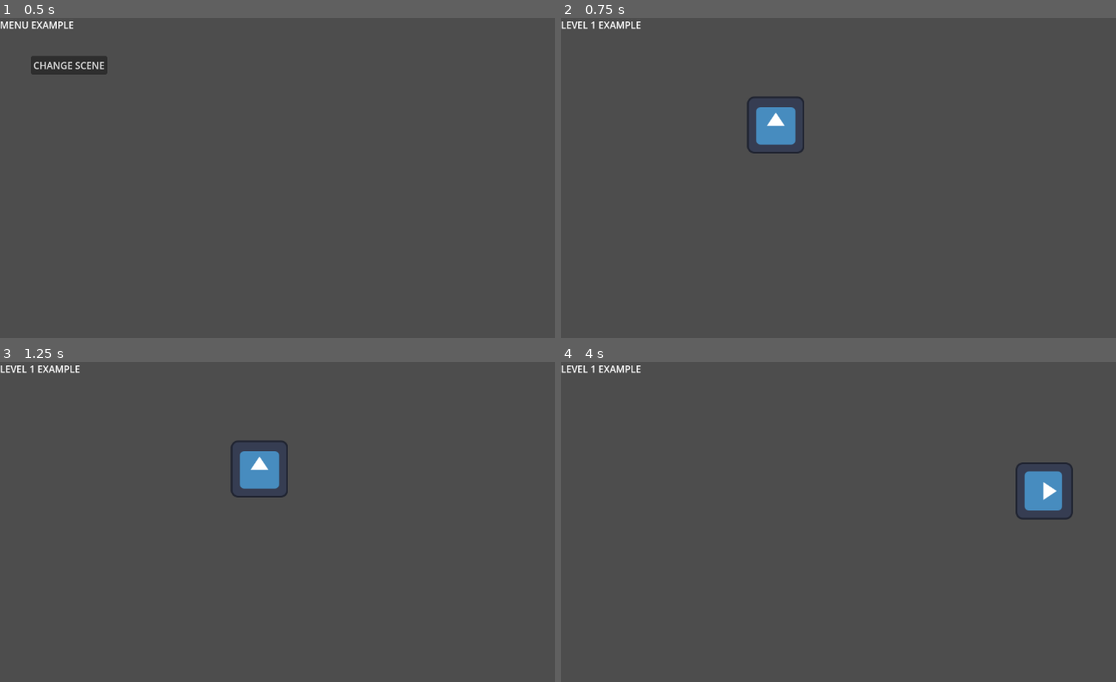
Above: before the commit, frames 1-4 (two rows, left to right).
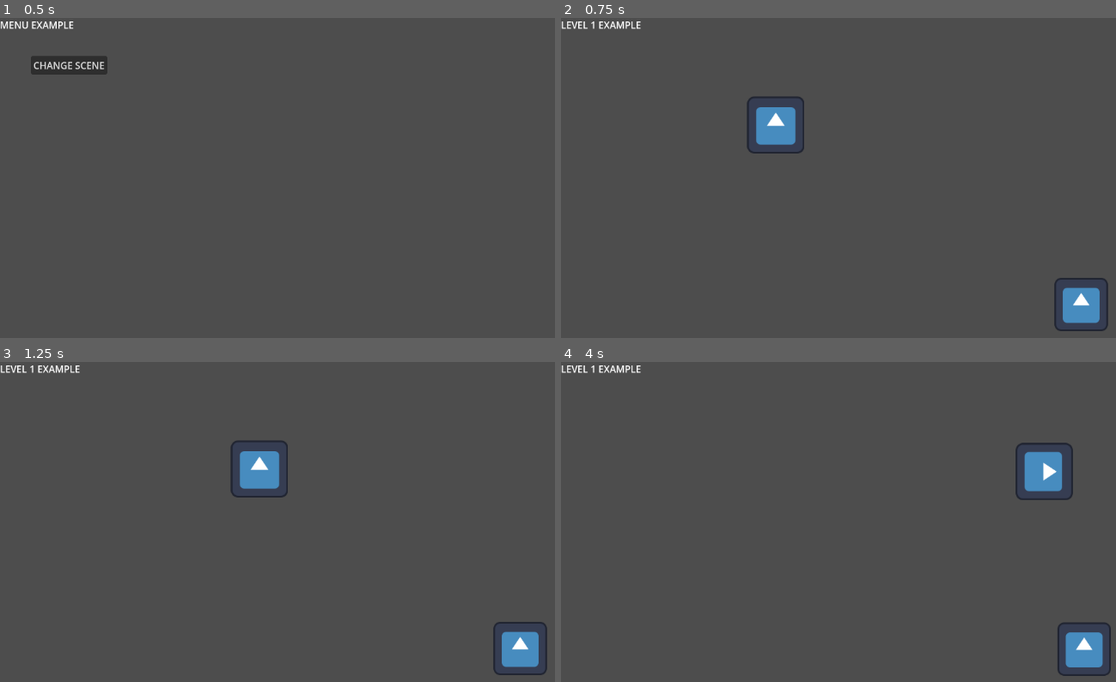
Above: after the commit, the same moments.

Repository: Quackstir/Game-Jam
Game: Godot game, scene res://Common/SceneManager/SceneManager.tscn
Two runs of this game, one before a commit and one after it. Both use one fixed random seed, a clock stepped at 60 frames per second and the inputs below. The engine's default icon, where the game draws it, is replaced by a stand-in: a white triangle on a blue panel in a dark square.
Inputs:
- Up to frame 1 (0.5 s): no input
- Up to frame 2 (0.75 s): click "CHANGE SCENE" at 0.5 s
- Up to frame 3 (1.25 s): no input
- Up to frame 4 (4 s): hold D (move_right) 1.28-2.03 s; hold Q (activate_mask) 1.28-2.03 s; hold S (move_down) 2.03-2.78 s; tap E (interact) at 2.1, 3.6 s; hold D (move_right) 2.78-3.53 s; hold Q (activate_mask) 2.78-3.53 s; hold W (move_up) from 3.53 s (still down)

Frame 1 is identical in both runs. In frame 2, 1.0% of the frame differs, in the area x 88-99%, y 81-98%; in frame 3, 1.0%; in frame 4, 2.2%, in the area x 81-100%, y 25-99%.

Commit message:
Guard slow turn on patrol

Diff:
--- a/Global Game Jam 2026/GlobalGameJam2026/Common/SceneManager/SceneManager.tscn
+++ b/Global Game Jam 2026/GlobalGameJam2026/Common/SceneManager/SceneManager.tscn
@@ -2,10 +2,10 @@
 
 [ext_resource type="Script" uid="uid://dxvt1hjftc4hl" path="res://Common/SceneManager/scene_manager.gd" id="1_1jswr"]
 
-[node name="SceneManager" type="Node" unique_id=1606874128 node_paths=PackedStringArray("level", "hud")]
+[node name="SceneManager" type="Node" unique_id=1606874128 node_paths=PackedStringArray("levels", "huds")]
 script = ExtResource("1_1jswr")
-level = NodePath("Level")
-hud = NodePath("HUD")
+levels = NodePath("Level")
+huds = NodePath("HUD")
 
 [node name="Level" type="Node2D" parent="." unique_id=1695452954]
 
--- a/Global Game Jam 2026/GlobalGameJam2026/Common/SceneManager/scene_manager.gd
+++ b/Global Game Jam 2026/GlobalGameJam2026/Common/SceneManager/scene_manager.gd
@@ -1,11 +1,11 @@
 class_name SceneManager
 extends Node
 
-@export var level: Node2D
-@export var hud: Control
+@export var levels: Node2D
+@export var huds: Control
 
-var current_level
-var current_hud
+var _current_level
+var _current_hud
 
 func _ready():
 	Global.scene_manager = self
@@ -15,37 +15,40 @@
 		keep_running: bool = false):
 
 	# Deal with the current level
-	if current_level:
+	if _current_level:
 		if delete:
-			current_level.queue_free() # Remove level entirely
+			_current_level.queue_free() # Remove level entirely
 		elif keep_running:
-			current_level.visible = false # Keep level running in background
+			_current_level.visible = false # Keep level running in background
 		else:
-			level.remove_child(current_level) # Only keeps level in memory
+			levels.remove_child(_current_level) # Only keeps level in memory
 
 	# switch to the new level
 	var new = load(new_level).instantiate()
-	level.add_child(new)
-	current_level = new
+	levels.add_child(new)
+	_current_level = new
 
 func change_hud_scene(new_hud: String, delete: bool = true,
 		keep_running: bool = false):
 
-	# Deal with the current level
-	if current_hud:
+	# Deal with the current hud
+	if _current_hud:
 		if delete:
-			current_hud.queue_free()
+			_current_hud.queue_free()
 		elif keep_running:
-			current_hud.visible = false # Keep level running in background
+			_current_hud.visible = false # Keep hud running in background
 		else:
-			hud.remove_child(current_hud) # Only keeps level in memory
+			huds.remove_child(_current_hud) # Only keeps hud in memory
 
-	# switch to the new level
+	# switch to the new hud
 	var new = load(new_hud).instantiate()
-	hud.add_child(new)
-	current_hud = new
+	huds.add_child(new)
+	_current_hud = new
+
+func get_current_level() -> Node2D:
+	return levels.get_child(0)
 
 func _boot_up_splash_screen():
 	var splash = load("res://Levels/CarlosTest/CarlosTestMenu.tscn").instantiate()
-	level.add_child(splash)
-	current_level = splash
+	levels.add_child(splash)
+	_current_level = splash
--- a/Global Game Jam 2026/GlobalGameJam2026/Levels/CarlosTest/CarlosTestLevel.tscn
+++ b/Global Game Jam 2026/GlobalGameJam2026/Levels/CarlosTest/CarlosTestLevel.tscn
@@ -1,6 +1,8 @@
 [gd_scene format=3 uid="uid://cossgt14y3mx0"]
 
 [ext_resource type="PackedScene" uid="uid://gsyphhdvtm5y" path="res://NPCs/Enemy/Guards/basic_guard.tscn" id="1_s2tio"]
+[ext_resource type="PackedScene" uid="uid://b1ofadrugnxnw" path="res://Player/Scenes/player_character.tscn" id="2_r7pay"]
+[ext_resource type="Texture2D" uid="uid://4q335xxs2p" path="res://icon.svg" id="3_1wiik"]
 
 [sub_resource type="Curve2D" id="Curve2D_s2tio"]
 _data = {
@@ -27,7 +29,16 @@
 
 [node name="PathFollow2D" type="PathFollow2D" parent="Path2D" unique_id=505639046]
 position = Vector2(333, 180)
+rotates = false
 
 [node name="BasicGuard" parent="Path2D/PathFollow2D" unique_id=1977318214 node_paths=PackedStringArray("patrol_path", "path_follow") instance=ExtResource("1_s2tio")]
+current_dir = 2
 patrol_path = NodePath("../..")
 path_follow = NodePath("..")
+
+[node name="PlayerCharacter" parent="." unique_id=23574427 instance=ExtResource("2_r7pay")]
+position = Vector2(873, 482)
+
+[node name="Sprite2D" type="Sprite2D" parent="PlayerCharacter" unique_id=1492197936]
+scale = Vector2(0.7, 0.7)
+texture = ExtResource("3_1wiik")
--- a/Global Game Jam 2026/GlobalGameJam2026/NPCs/Enemy/Guards/basic_guard.gd
+++ b/Global Game Jam 2026/GlobalGameJam2026/NPCs/Enemy/Guards/basic_guard.gd
@@ -4,32 +4,106 @@
 enum State{
 	IDLE,
 	PATROL,
+	PATROL_LOOK,
+	PATROL_TURN,
 	CHASE,
 	SEARCH,
 	RESET,
 }
 
+enum Dir{
+	NONE = -1,
+	UP,
+	LEFT,
+	RIGHT,
+	DOWN,
+}
+
 const PATROL_SPEED = 150
 const CHASE_SPEED = 250
+const TURN_SPEED = 5.0
 
+@export var current_dir: Dir = Dir.NONE
 @export var patrol_path: Path2D
 @export var path_follow: PathFollow2D
 
 var _current_state: State
-var _player_location: Vector2
-var _patrol_points: PackedVector2Array
-var _current_speed
+var _player_location: Vector2 # Last known player location
+var _waypoint: Area2D
+var _next_waypoint_index: int
+var _current_speed: int
+
+# local static variables
+var _turn_progress: float
+var _old_rotation: float
+var _goal_rotation: float
+var _turn_values_set: bool
 
 
 func _ready():
 	_current_state = State.PATROL
 	_player_location = Vector2.ZERO
-	if patrol_path:
-		_patrol_points = patrol_path.curve.get_baked_points()
+	_init_waypoint()
 	_current_speed = PATROL_SPEED
+	_turn_values_set = false
 
 
 func _process(delta):
+	_parent_waypoint_once()
 	match _current_state:
 		State.PATROL:
-			path_follow.progress += _current_speed * delta
+			_patrol(delta)
+		State.PATROL_TURN:
+			_turn_on_patrol(delta)
+
+
+func _init_waypoint():
+	_waypoint = find_child("WaypointArea")
+	_next_waypoint_index = 1
+	_waypoint.position = patrol_path.curve.get_point_position(_next_waypoint_index)
+	self.remove_child(_waypoint)
+
+
+func _parent_waypoint_once():
+	if not _waypoint.get_parent():
+		Global.scene_manager.get_current_level().add_child(_waypoint)
+
+
+func _patrol(delta):
+	path_follow.progress += _current_speed * delta
+
+func _turn_on_patrol(delta):
+	# set static local variables
+	if not _turn_values_set:
+		_turn_progress = 0.0
+		_old_rotation = global_rotation
+		_goal_rotation = get_angle_to(_waypoint.global_position) + global_rotation
+		_turn_values_set = true
+
+	# lerp rotation
+	global_rotation = lerp_angle(_old_rotation, _goal_rotation, _turn_progress)
+	_turn_progress += TURN_SPEED * delta
+	_turn_progress = clampf(_turn_progress, 0.0, 1.0)
+
+	# reset values when completed
+	if is_equal_approx(fposmod(global_rotation, TAU), fposmod(_goal_rotation, TAU)):
+		_turn_values_set = false
+		_change_state(State.PATROL)
+
+func _change_state(new_state):
+	_current_state = new_state
+
+
+# called when patrol checkpoint reached
+func _on_waypoint_finder_area_entered(area):
+	if (area != _waypoint):
+		pass
+	_move_waypoint()
+	_change_state(State.PATROL_TURN)
+
+
+func _move_waypoint():
+	_next_waypoint_index += 1
+	if _next_waypoint_index >= patrol_path.curve.point_count:
+		_next_waypoint_index = 1
+	_waypoint.position = patrol_path.curve.get_point_position(_next_waypoint_index)
--- a/Global Game Jam 2026/GlobalGameJam2026/NPCs/Enemy/Guards/basic_guard.tscn
+++ b/Global Game Jam 2026/GlobalGameJam2026/NPCs/Enemy/Guards/basic_guard.tscn
@@ -1,14 +1,18 @@
 [gd_scene format=3 uid="uid://gsyphhdvtm5y"]
 
 [ext_resource type="Script" uid="uid://clu3m8ip8r4lq" path="res://NPCs/Enemy/Guards/basic_guard.gd" id="1_blie3"]
+[ext_resource type="PackedScene" uid="uid://c8rp8inbmjeiw" path="res://NPCs/Enemy/Guards/waypoint_area.tscn" id="2_44dus"]
 [ext_resource type="Texture2D" uid="uid://4q335xxs2p" path="res://icon.svg" id="2_r47l6"]
 
 [sub_resource type="RectangleShape2D" id="RectangleShape2D_blie3"]
 
 [sub_resource type="CircleShape2D" id="CircleShape2D_r47l6"]
 
+[sub_resource type="CircleShape2D" id="CircleShape2D_44dus"]
+
 [node name="BasicGuard" type="CharacterBody2D" unique_id=1977318214]
 collision_layer = 2
+collision_mask = 3
 script = ExtResource("1_blie3")
 metadata/_custom_type_script = "uid://clu3m8ip8r4lq"
 
@@ -21,6 +25,7 @@
 shape = SubResource("RectangleShape2D_blie3")
 
 [node name="DetectionArea" type="Area2D" parent="." unique_id=1784049656]
+collision_layer = 0
 monitorable = false
 
 [node name="CollisionShape2D" type="CollisionShape2D" parent="DetectionArea" unique_id=1821078982]
@@ -29,7 +34,22 @@
 debug_color = Color(0.8463823, 0.0009889907, 0.9098306, 0.41960785)
 
 [node name="VisionCone" type="Area2D" parent="." unique_id=1178017701]
+collision_layer = 0
+monitorable = false
 
 [node name="CollisionPolygon2D" type="CollisionPolygon2D" parent="VisionCone" unique_id=87919354]
 scale = Vector2(10, 10)
 polygon = PackedVector2Array(0, 0, 40, -15, 40, 15)
+
+[node name="WaypointFinder" type="Area2D" parent="." unique_id=79589218]
+collision_layer = 0
+collision_mask = 8
+monitorable = false
+
+[node name="CollisionShape2D" type="CollisionShape2D" parent="WaypointFinder" unique_id=1563174460]
+scale = Vector2(0.2, 0.2)
+shape = SubResource("CircleShape2D_44dus")
+
+[node name="WaypointArea" parent="." unique_id=788527078 instance=ExtResource("2_44dus")]
+
+[connection signal="area_entered" from="WaypointFinder" to="." method="_on_waypoint_finder_area_entered"]
--- /dev/null
+++ b/Global Game Jam 2026/GlobalGameJam2026/NPCs/Enemy/Guards/waypoint_area.tscn
@@ -0,0 +1,13 @@
+[gd_scene format=3 uid="uid://c8rp8inbmjeiw"]
+
+[sub_resource type="CircleShape2D" id="CircleShape2D_p607d"]
+
+[node name="WaypointArea" type="Area2D" unique_id=788527078]
+collision_layer = 8
+collision_mask = 0
+monitoring = false
+
+[node name="CollisionShape2D" type="CollisionShape2D" parent="." unique_id=2128398613]
+scale = Vector2(0.2, 0.2)
+shape = SubResource("CircleShape2D_p607d")
+debug_color = Color(1, 1, 1, 0.41960785)
--- a/Global Game Jam 2026/GlobalGameJam2026/project.godot
+++ b/Global Game Jam 2026/GlobalGameJam2026/project.godot
@@ -57,6 +57,7 @@
 2d_physics/layer_1="Player"
 2d_physics/layer_2="Enemy"
 2d_physics/layer_3="Interactables"
+2d_physics/layer_4="Waypoint"
 
 [physics]
 
Not shown, removed: Global Game Jam 2026/GlobalGameJam2026/NPCs/test.txt
